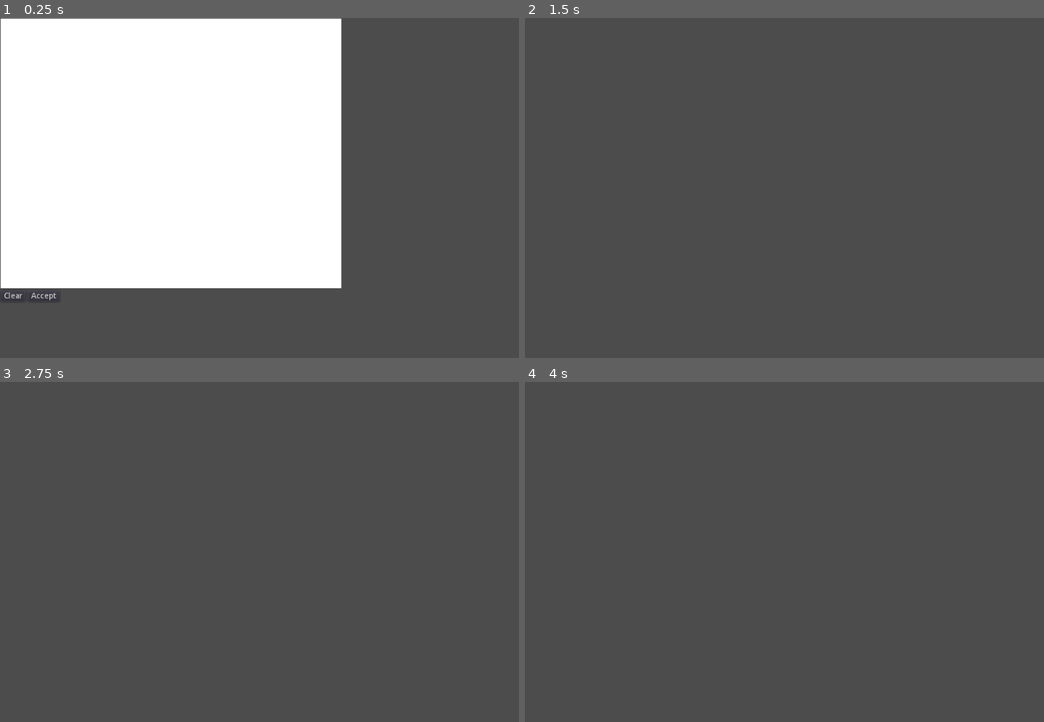
Above: before the commit, frames 1-4 (two rows, left to right).
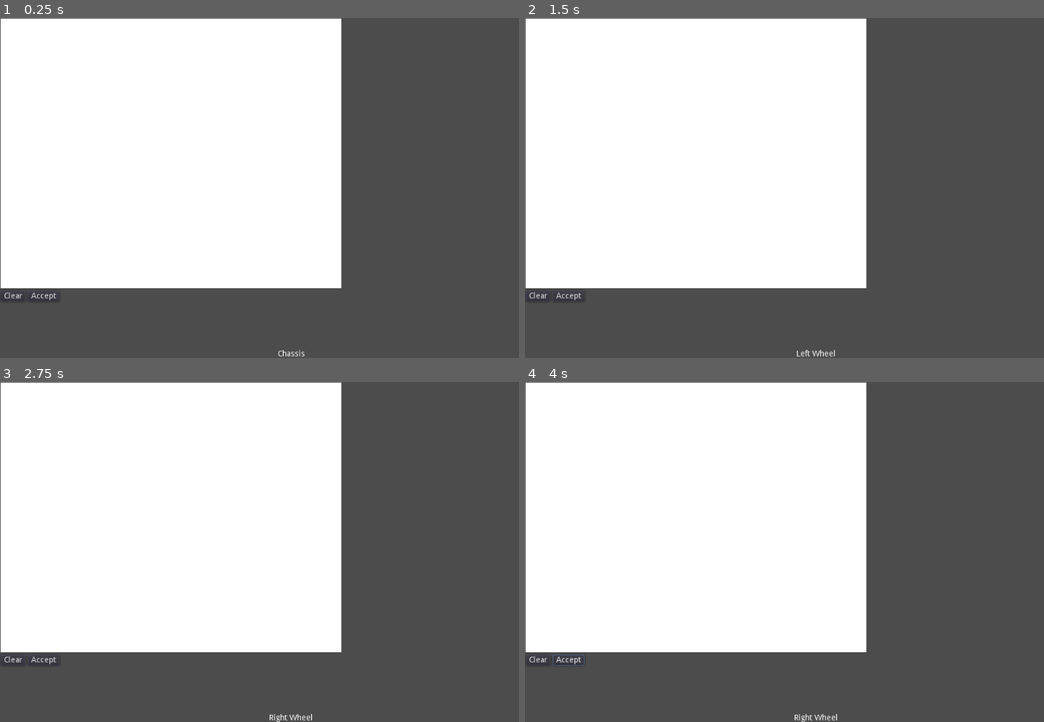
Above: after the commit, the same moments.

Repository: uspgamedev/Blueprint-Blast
Game: Godot game, scene res://test/Editor.tscn
Two runs of this game, one before a commit and one after it. Both use one fixed random seed, a clock stepped at 60 frames per second and the inputs below. This scene is started directly instead of the project's main scene.
Inputs (mouse positions are in pixels of both pictures, inside the frame that each line leads up to):
- Up to frame 1 (0.25 s): no input
- Up to frame 2 (1.5 s): click "Accept" at 0.5 s; click "Accept" at 1.25 s
- Up to frame 3 (2.75 s): click (41, 660) at 2 s, where only the run after the commit has a clickable "Accept"
- Up to frame 4 (4 s): click (540, 660) at 2.75 s, where only the run after the commit has a clickable "Clear"; tap Enter at 3.5 s; move the mouse to (945, 535) at 3.52 s; press the mouse at (945, 535) at 3.53 s; hold Right (ui_right) from 3.53 s (still down)

The runs differ from the first frame. In frame 1, less than 0.1% of the frame differs, in the area x 53-59%, y 97-100%; in frame 2, 52%; in frame 3, 52%; in frame 4, 52%, in the area x 0-66%, y 0-100%.
Error before the commit: Attempt to call function 'apply_torque_impulse' in base 'null instance' on a null instance. (res://car/PlayerCar.gd:39)

Commit message:
Improved car production line

Diff:
--- a/project/CarMaker.gd
+++ b/project/CarMaker.gd
@@ -1,9 +1,18 @@
 extends Node
 
+enum States {CHASSIS, CHASSIS_DECO, LEFT_WHEEL, RIGHT_WHEEL, PROJECTILE, DONE}
+
+const STATES_NAME = ["Chassis", "Chassis Decoration", "Left Wheel", "Right Wheel", "Projectile", "Done"]
+
 var convex_hull : PoolVector2Array
+var left_wheel_hull : PoolVector2Array
+var left_wheel_line : Line2D
+var right_wheel_hull : PoolVector2Array
+var right_wheel_line : Line2D
+var outline : Line2D
 var chassis_line : Line2D
-var outline : Line2D
 var chassis_deco : Array
+var state = States.CHASSIS
 
 func _ready():
 	pass
--- a/project/car/PlayerCar.gd
+++ b/project/car/PlayerCar.gd
@@ -2,8 +2,20 @@
 class_name PlayerCar
 
 func _ready():
+
+	var main = get_parent()
 	front_wheel = $FrontWheel
 	back_wheel = $BackWheel
+	friction = 0.2
+	$BulletCooldown.wait_time = bullet_cooldown
+	if main.get("car_refs"):
+		main.car_refs.append(self)
+	if CarMaker.state == CarMaker.States.DONE:
+		$CollisionShape2D.shape.points = CarMaker.convex_hull
+		add_child(CarMaker.chassis_line.duplicate())
+		for line in CarMaker.chassis_deco:
+			if (line):
+				add_child(line)
 
 func _physics_process(delta):
 	update_movement_with_wheels()
--- a/project/car/PlayerCar.tscn
+++ b/project/car/PlayerCar.tscn
@@ -9,7 +9,6 @@
 script = ExtResource( 1 )
 
 [node name="BulletCooldown" type="Timer" parent="."]
-
 one_shot = true
 
 [node name="CollisionShape2D" type="CollisionShape2D" parent="."]
--- a/project/car/PlayerCarWithWheels.tscn
+++ b/project/car/PlayerCarWithWheels.tscn
@@ -1,14 +1,16 @@
-[gd_scene load_steps=3 format=2]
+[gd_scene load_steps=4 format=2]
 
 [ext_resource path="res://car/PlayerCar.gd" type="Script" id=1]
 [ext_resource path="res://car/Wheel.tscn" type="PackedScene" id=2]
+
+[sub_resource type="ConvexPolygonShape2D" id=1]
 
 [node name="PlayerCar" type="RigidBody2D"]
 collision_mask = 6
 script = ExtResource( 1 )
 
-[node name="CollisionPolygon2D" type="CollisionPolygon2D" parent="."]
-polygon = PoolVector2Array( -17.7869, 2.62042, -17.0544, -2.99556, -11.1942, -4.09434, -8.01998, -10.0766, 4.9212, -10.0766, 12.8568, -4.09434, 20.9145, -3.72808, 26.4084, -1.40844, 26.6526, 3.10876, 14.6881, 3.10876, 12.2339, 3.49223, 9.66976, 3.31796, 7.48502, 3.10876, -3.13652, 3.10876, -5.11745, 3.41754, -6.90983, 3.1686, -10.2175, 3.23085 )
+[node name="CollisionShape2D" type="CollisionShape2D" parent="."]
+shape = SubResource( 1 )
 
 [node name="BulletCooldown" type="Timer" parent="."]
 one_shot = true
--- a/project/test/DecorationEditor.gd
+++ b/project/test/DecorationEditor.gd
@@ -3,6 +3,7 @@
 onready var canvas = $VBoxContainer/HBoxContainer2/DecorationCanvas
 
 func _ready():
+	$Label.text = CarMaker.STATES_NAME[CarMaker.state]
 	if CarMaker.outline:
 		canvas.add_child(CarMaker.outline)
 
@@ -16,12 +17,14 @@
 
 
 func _on_Accept_pressed():
-	CarMaker.chassis_deco = []
-	for line in canvas.lines:
-		var new_line = line.duplicate()
-		new_line.position -= canvas.rect_size / 2
-		CarMaker.chassis_deco.append(new_line)
-	get_tree().change_scene("res://test/TestRace.tscn")
+	if CarMaker.state == CarMaker.States.CHASSIS_DECO:
+		CarMaker.state = CarMaker.States.LEFT_WHEEL
+		CarMaker.chassis_deco = []
+		for line in canvas.lines:
+			var new_line = line.duplicate()
+			new_line.position -= canvas.rect_size / 2
+			CarMaker.chassis_deco.append(new_line)
+		get_tree().change_scene("res://test/Editor.tscn")
 
 
 func _on_ColorPicker_color_changed(color):
--- a/project/test/DecorationEditor.tscn
+++ b/project/test/DecorationEditor.tscn
@@ -73,6 +73,14 @@
 margin_right = 154.0
 margin_bottom = 20.0
 text = "Accept"
+
+[node name="Label" type="Label" parent="."]
+anchor_top = 1.0
+anchor_right = 1.0
+anchor_bottom = 1.0
+margin_top = -14.0
+text = "CURRENT STEP"
+align = 1
 [connection signal="color_changed" from="VBoxContainer/HBoxContainer2/VBoxContainer2/ColorPicker" to="." method="_on_ColorPicker_color_changed"]
 [connection signal="value_changed" from="VBoxContainer/HBoxContainer2/VBoxContainer2/HSlider" to="." method="_on_HSlider_value_changed"]
 [connection signal="pressed" from="VBoxContainer/HBoxContainer/Undo" to="." method="_on_Undo_pressed"]
--- a/project/test/Editor.gd
+++ b/project/test/Editor.gd
@@ -1,15 +1,35 @@
 extends Control
 
 onready var canvas = $VBoxContainer/Canvas
+
+func _ready():
+	$Label.text = CarMaker.STATES_NAME[CarMaker.state]
 
 func _on_Clear_pressed():
 	canvas.clear()
 
 
 func _on_Accept_pressed():
-	CarMaker.convex_hull = canvas.get_convex_hull()
-	CarMaker.outline = canvas.line.duplicate()
-	CarMaker.chassis_line = canvas.line.duplicate()
-	CarMaker.chassis_line.position -= canvas.rect_size / 2
+	if CarMaker.state == CarMaker.States.CHASSIS:
+		CarMaker.convex_hull = canvas.get_convex_hull()
+		CarMaker.outline = canvas.line.duplicate()
+		CarMaker.chassis_line = canvas.line.duplicate()
+		CarMaker.chassis_line.position -= canvas.rect_size / 2
 
-	get_tree().change_scene("res://test/DecorationEditor.tscn")
+		CarMaker.state = CarMaker.States.CHASSIS_DECO
+		get_tree().change_scene("res://test/DecorationEditor.tscn")
+	elif CarMaker.state == CarMaker.States.LEFT_WHEEL:
+		CarMaker.left_wheel_hull = canvas.get_convex_hull()
+		CarMaker.left_wheel_line = canvas.line.duplicate()
+		CarMaker.left_wheel_line.position -= canvas.rect_size / 2
+
+		CarMaker.state = CarMaker.States.RIGHT_WHEEL
+		get_tree().change_scene("res://test/Editor.tscn")
+
+	elif CarMaker.state == CarMaker.States.RIGHT_WHEEL:
+		CarMaker.right_wheel_hull = canvas.get_convex_hull()
+		CarMaker.right_wheel_line = canvas.line.duplicate()
+		CarMaker.right_wheel_line.position -= canvas.rect_size / 2
+
+		CarMaker.state = CarMaker.States.DONE
+		get_tree().change_scene("res://test/TestRace.tscn")
--- a/project/test/Editor.tscn
+++ b/project/test/Editor.tscn
@@ -35,5 +35,13 @@
 margin_right = 104.0
 margin_bottom = 20.0
 text = "Accept"
+
+[node name="Label" type="Label" parent="."]
+anchor_top = 1.0
+anchor_right = 1.0
+anchor_bottom = 1.0
+margin_top = -14.0
+text = "CURRENT STEP"
+align = 1
 [connection signal="pressed" from="VBoxContainer/HBoxContainer/Clear" to="." method="_on_Clear_pressed"]
 [connection signal="pressed" from="VBoxContainer/HBoxContainer/Accept" to="." method="_on_Accept_pressed"]
--- a/project/test/TestRace.tscn
+++ b/project/test/TestRace.tscn
@@ -1,14 +1,14 @@
 [gd_scene load_steps=3 format=2]
 
 [ext_resource path="res://terrain/ProceduralTerrain.tscn" type="PackedScene" id=1]
-[ext_resource path="res://car/PlayerCar.tscn" type="PackedScene" id=2]
+[ext_resource path="res://car/PlayerCarWithWheels.tscn" type="PackedScene" id=2]
 
 [node name="Node2D" type="Node2D"]
 
 [node name="Terrain" parent="." instance=ExtResource( 1 )]
 
 [node name="PlayerCar" parent="." instance=ExtResource( 2 )]
-position = Vector2( 156.969, -404.928 )
+position = Vector2( 157.302, -447.848 )
 
 [node name="Camera2D" type="Camera2D" parent="PlayerCar"]
 current = true
